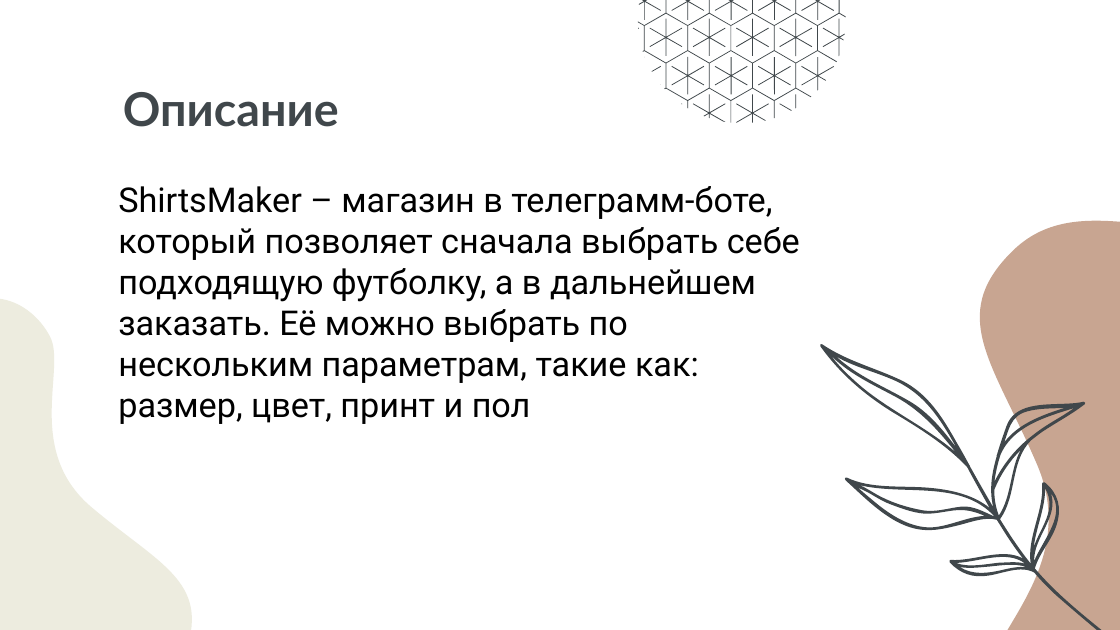
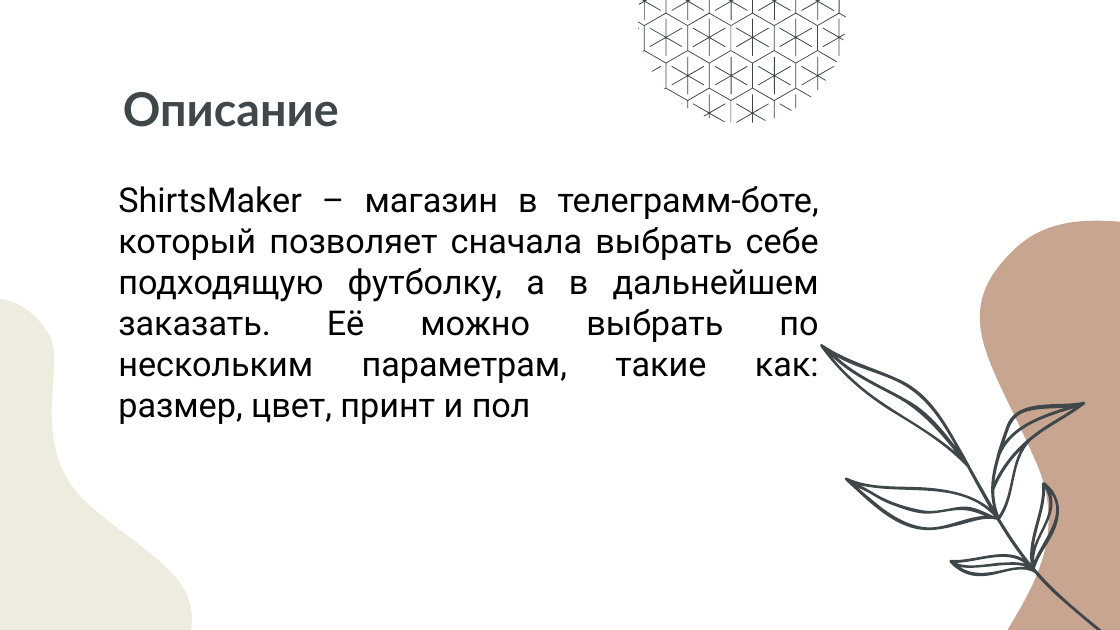
Before and after one commit to masshavorobeva/telegram_bot, a slide deck: slide 2 of к защите/ShirtsMaker.pptx. Drawn at 1120x630 pixels with LibreOffice and Linux fonts; fonts in the diff are those of the drawing. Boxes give left, top, right and bottom in pixels: in the first picture for what was removed or moved away, otherwise in the second. Text is boxed around its words. In the diff, an @@ line names an element or a change of style, - is before the commit and + after.

```diff
--- a/к защите/ShirtsMaker.pptx
+++ b/к защите/ShirtsMaker.pptx
@@ subtitle "ShirtsMaker – магазин в телеграмм-боте, ..." at [118, 186, 819, 424]: alignment left to justified @@
```
Also in this commit, not shown: 1 slide added, 1 slide removed, 2 other files.
